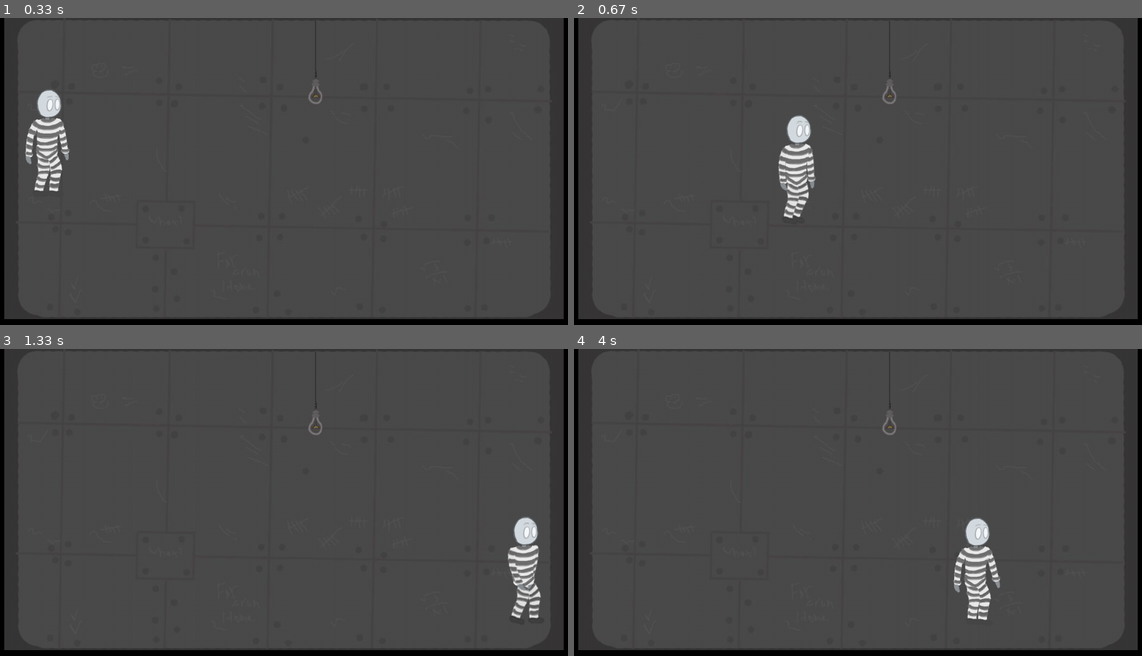
Above: before the commit, frames 1-4 (two rows, left to right).
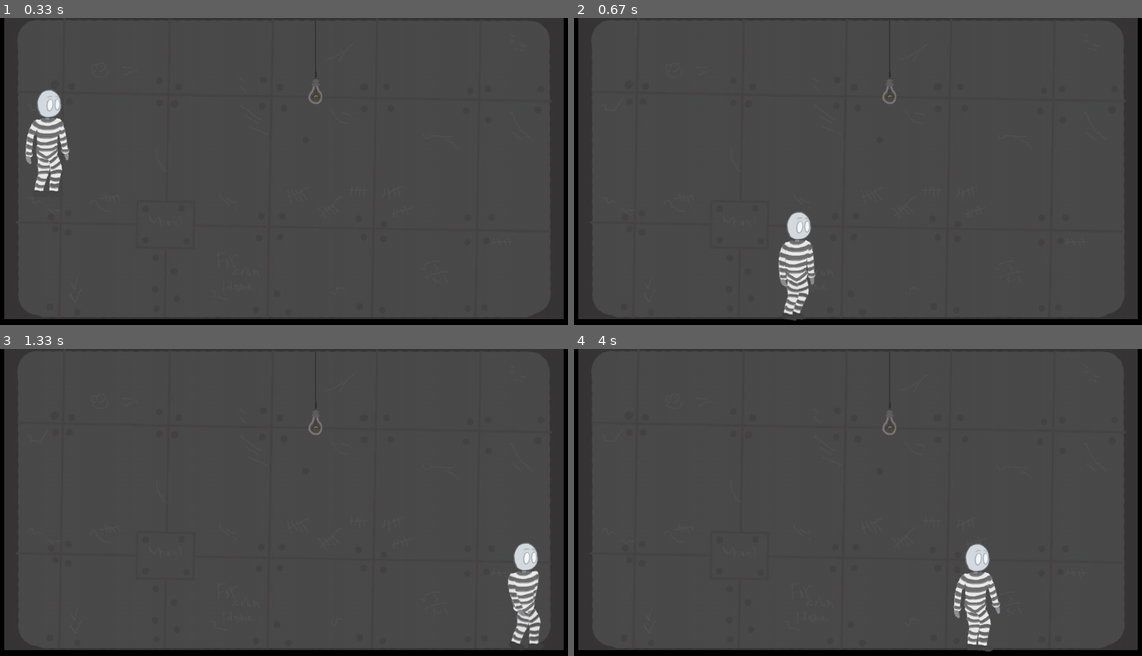
Above: after the commit, the same moments.

Repository: v-like-engine/the-cage-of-mage-pygame
Game: pygame game, started from training.py
Same seed, same stepped clock (60 frames per second), same inputs: the game is played once before the commit and once after it.
Inputs:
- Up to frame 1 (0.33 s): no input
- Up to frame 2 (0.67 s): hold Right from 0.33 s (still down)
- Up to frame 3 (1.33 s): release Right at 0.8 s; hold Right 0.83-1.3 s
- Up to frame 4 (4 s): hold Left 1.33-1.87 s; hold Left 1.9-2.3 s; hold Right 2.33-2.97 s; hold Left 3-3.47 s; hold Right 3.5-3.97 s

Frame 1 is identical in both runs. In frame 2, 2.8% of the frame differs, in the area x 35-43%, y 31-99%; in frame 3, 1.5%; in frame 4, 1.9%.

Commit message:
Fix bug with walking in the air

Diff:
--- a/hero_classes.py
+++ b/hero_classes.py
@@ -48,10 +48,10 @@
             self.direction = -1
             if event.key == pygame.K_LEFT:
                 self.direction = 1
-                self.velocity = -1, 0
+                self.velocity = -1, self.velocity[1]
             if event.key == pygame.K_RIGHT:
                 self.direction = 0
-                self.velocity = 1, 0
+                self.velocity = 1, self.velocity[1]
             if self.direction != -1:
                 self.cur_frame = (self.cur_frame + 1) % (len(self.frames) // 2)
                 frame = self.direction * 16 + self.cur_frame
